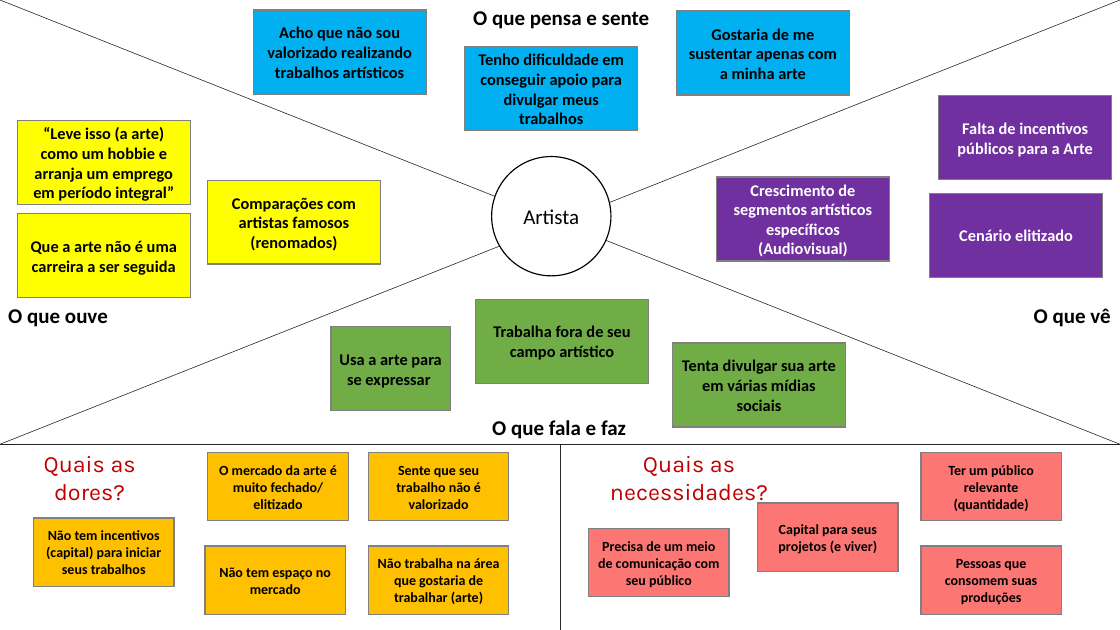
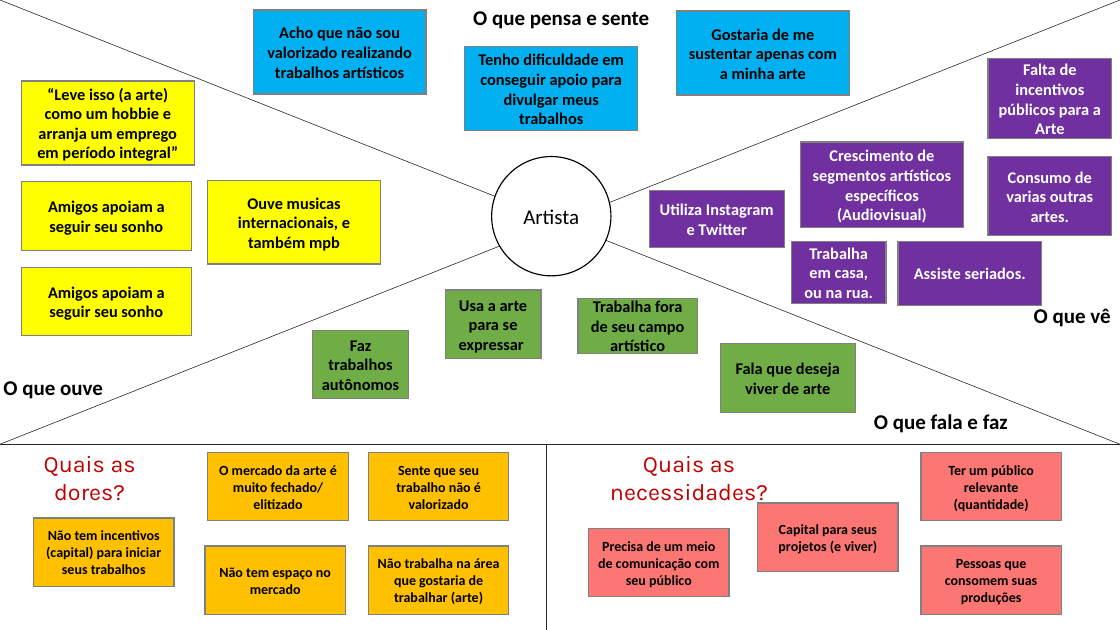
Before and after one commit to Modilon/Arte6, a slide deck: slide 1 of Mapa de Empatia.pptx. Drawn at 1120x630 pixels with LibreOffice and Linux fonts; fonts in the diff are those of the drawing. Boxes give left, top, right and bottom in pixels: in the first picture for what was removed or moved away, otherwise in the second. Text is boxed around its words. In the diff, an @@ line names an element or a change of style, - is before the commit and + after.

```diff
--- a/Mapa de Empatia.pptx
+++ b/Mapa de Empatia.pptx
@@ rectangle "Falta de incentivos públicos para ...": place and size @@
-rectangle "Falta de incentivos públicos para ..." at box(939, 96, 1112, 180)
+rectangle "Falta de incentivos públicos para ..." at box(988, 59, 1112, 139)
@@ rectangle "“Leve isso (a arte) como ...": place and size @@
-rectangle "“Leve isso (a arte) como ..." at box(18, 121, 191, 205)
+rectangle "“Leve isso (a arte) como ..." at box(21, 82, 194, 166)
@@ rectangle "Crescimento de segmentos artísticos específicos ...": place and size @@
-rectangle "Crescimento de segmentos artísticos específicos ..." at box(717, 177, 890, 261)
+rectangle "Crescimento de segmentos artísticos específicos ..." at box(801, 142, 964, 227)
@@ rectangle "Consumo de varias outras artes.": place and size @@
-rectangle "Consumo de varias outras artes." at box(930, 193, 1103, 277)
+rectangle "Consumo de varias outras artes." at box(988, 156, 1112, 235)
@@ text in rectangle at box(1006, 171, 1093, 222): text changed @@
-Cenário elitizado
+Consumo de varias outras artes.
@@ rectangle "Amigos apoiam a seguir seu ...": place and size @@
-rectangle "Amigos apoiam a seguir seu ..." at box(18, 213, 191, 297)
+rectangle "Amigos apoiam a seguir seu ..." at box(21, 182, 192, 251)
@@ text in rectangle at box(48, 200, 165, 235): text changed @@
-Que a arte não é uma carreira a ser seguida
+Amigos apoiam a seguir seu sonho
@@ text in rectangle at box(238, 197, 350, 251): text changed @@
-Comparações com artistas famosos (renomados)
+Ouve musicas internacionais, e também mpb
@@ rectangle added at box(649, 191, 785, 248), fill #7030A0, outline #808080 1 pt, 14 pt, text #FFFFFF, bold @@
+Utiliza Instagram e Twitter
@@ rectangle added at box(21, 267, 192, 336), fill #FFFF00, outline #808080 1 pt, 14 pt, text #000000, bold @@
+Amigos apoiam a seguir seu sonho
@@ rectangle added at box(791, 241, 886, 303), fill #7030A0, outline #808080 1 pt, 14 pt, text #FFFFFF, bold @@
+Trabalha em casa, ou na rua.
@@ rectangle added at box(898, 241, 1042, 306), fill #7030A0, outline #808080 1 pt, 14 pt, text #FFFFFF, bold @@
+Assiste seriados.
@@ rectangle "Usa a arte para se ...": place and size @@
-rectangle "Usa a arte para se ..." at box(331, 327, 450, 411)
+rectangle "Usa a arte para se ..." at box(445, 290, 541, 359)
@@ rectangle "Trabalha fora de seu campo ...": place and size @@
-rectangle "Trabalha fora de seu campo ..." at box(476, 299, 649, 383)
+rectangle "Trabalha fora de seu campo ..." at box(578, 298, 697, 353)
@@ rectangle added at box(313, 330, 408, 399), fill #70AD47, outline #808080 1 pt, 14 pt, text #000000, bold @@
+Faz trabalhos autônomos
@@ rectangle "Fala que deseja viver de ...": place and size @@
-rectangle "Fala que deseja viver de ..." at box(673, 343, 846, 427)
+rectangle "Fala que deseja viver de ..." at box(721, 344, 856, 413)
@@ text "O que ouve": place and size @@
-text "O que ouve" at box(8, 309, 108, 327)
+text "O que ouve" at box(3, 381, 103, 399)
@@ text in rectangle at box(736, 362, 840, 394): text changed @@
-Tenta divulgar sua arte em várias mídias sociais
+Fala que deseja viver de arte
@@ text "O que fala e faz": place and size @@
-text "O que fala e faz" at box(492, 420, 626, 439)
+text "O que fala e faz" at box(874, 414, 1008, 433)
@@ line moved from (560, 630) - (560, 444) to (546, 630) - (546, 444) @@
```
Also in this commit, not shown: 1 other slide changed, 1 other file.
